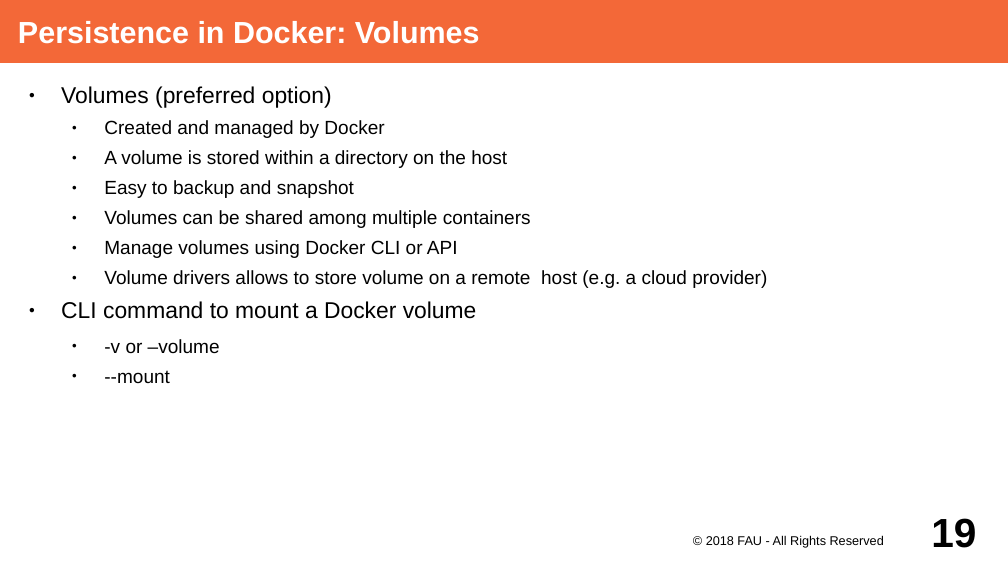
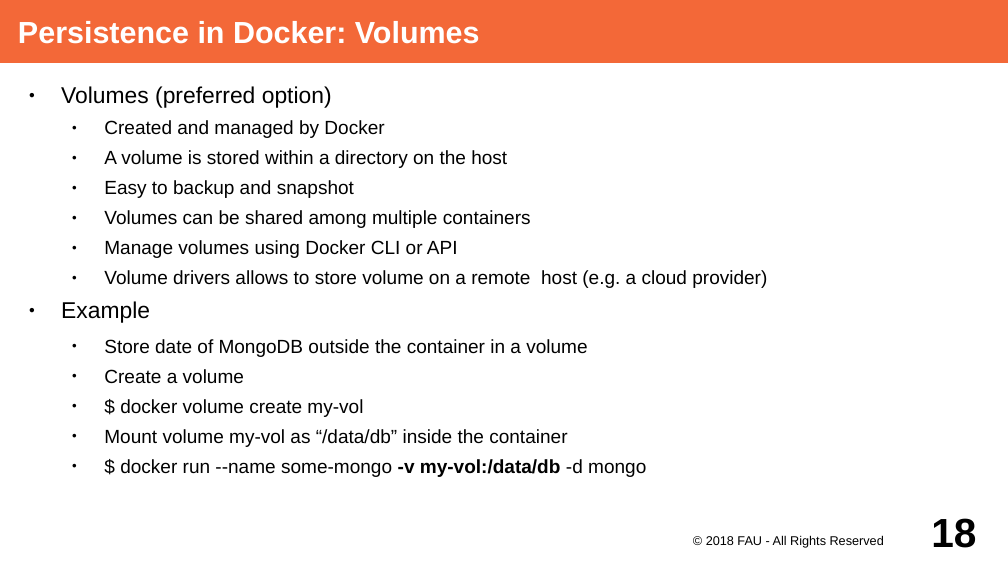
Before and after one commit to dirkriehle/adap-course, a slide deck: slide 18 of Lecture Slides/ADAP Z01 - Containerization.odp (slide 19 before the commit). Drawn at 1008x567 pixels with LibreOffice and Linux fonts; fonts in the diff are those of the drawing. Boxes give left, top, right and bottom in pixels: in the first picture for what was removed or moved away, otherwise in the second. Text is boxed around its words. In the diff, an @@ line names an element or a change of style, - is before the commit and + after.

Commit message:
Extend containerization slides

```diff
--- a/Lecture Slides/ADAP Z01 - Containerization.odp
+++ b/Lecture Slides/ADAP Z01 - Containerization.odp
@@ text at (61,301,646,477): text changed; size 18 to 15 pt @@
-● CLI command to mount a Docker volume
-  ● -v or –volume
-  ● --mount
+● Example
+  ● Store date of MongoDB outside the container in a volume
+  ● Create a volume
+  ● $ docker volume create my-vol
+  ● Mount volume my-vol as “/data/db” inside the container
+  ● $ docker run --name some-mongo -v my-vol:/data/db -d mongo
@@ page number at (931,518,976,548): text changed @@
-19
+18
```
Also in this commit, not shown: 8 other slides changed.
